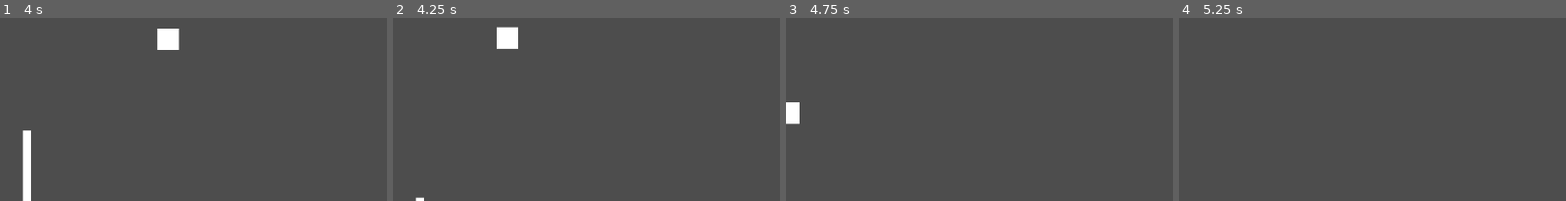
Above: before the commit, frames 1-4 (left to right).
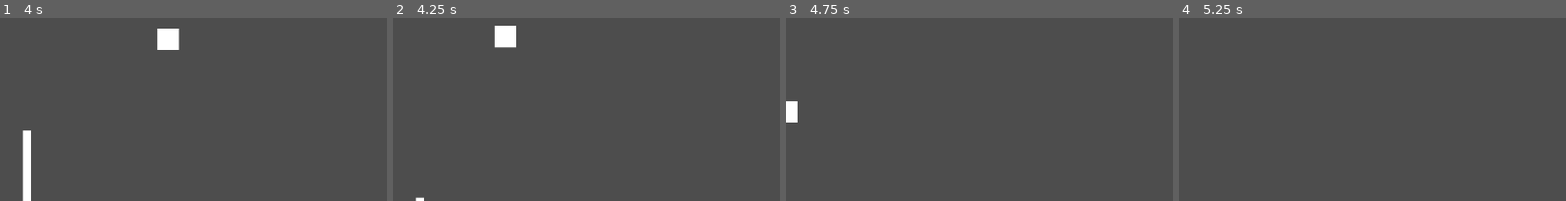
Above: after the commit, the same moments.

Repository: jmmd2002/GodotPong
Game: Godot game, scene res://main/main.tscn
Two runs of this game, one before a commit and one after it. Both use one fixed random seed, a clock stepped at 60 frames per second and the inputs below.
Inputs:
- Up to frame 1 (4 s): tap Enter at 0.5 s; hold W (move_up_A) 0.53-1.28 s; hold S (move_down_A) 1.28-2.03 s; hold W (move_up_A) 2.03-3.53 s; hold S (move_down_A) from 3.53 s (still down)
- Up to frame 2 (4.25 s): keep holding S (move_down_A)
- Up to frame 3 (4.75 s): keep holding S (move_down_A)
- Up to frame 4 (5.25 s): keep holding S (move_down_A)
The pictures show only the part of the screen within x 0-50%, y 4-54%; the shares and areas given below are measured in that part.

Frame 1 is identical in both runs. In frame 2, 0.3% of the frame differs, in the area x 26-33%, y 4-17%; in frame 3, 0.1%; in frame 4, nothing differs.

Commit message:
Manually programmed ball physics

Diff:
--- a/project.godot
+++ b/project.godot
@@ -13,7 +13,12 @@
 config/name="Pong"
 run/main_scene="uid://baqfurtkqpch"
 config/features=PackedStringArray("4.6", "Forward Plus")
+run/load_shell_environment=true
 config/icon="res://icon.svg"
+
+[autoload]
+
+Utils="*uid://beye63nov8pni"
 
 [input]
 
--- a/scenes/ball/ball.gd
+++ b/scenes/ball/ball.gd
@@ -1,8 +1,10 @@
-extends CharacterBody2D
+extends Node2D
 
 @export var ball_radius: float = 16.0 #ball sprite is 32x32
 @export var speed: float = 400.0
 @export var max_angle: float = PI/3
+
+var velocity: Vector2 = Vector2(0.0,0.0)
 
 func _reset_ball():
 	# Set size and collision mask
@@ -18,12 +20,18 @@
 
 func _ready():
 
-	collision_priority = 1 #avoid nudging paddles away
 	_reset_ball() # start in the center of the screen
 	await get_tree().create_timer(3.0).timeout # start the 3-second countdown
 	launch_ball() # release ball
 
-func launch_ball():
+func _physics_process(delta):
+	# Handle collisions
+	handle_collisions()
+	# Move the ball manually
+	position += velocity * delta
+	return
+
+func launch_ball() -> void:
 	# Random angle, but not too vertical
 	var angle: float = randf_range(-PI / 4, PI / 4)
 
@@ -33,20 +41,41 @@
 
 	velocity = Vector2.RIGHT.rotated(angle) * speed
 
-func _physics_process(delta):
-	var collision: KinematicCollision2D = move_and_collide(velocity*delta)
 
-	if collision:
-		var collider: Object = collision.get_collider()
 
-		if collider.is_in_group("paddle"):
-			var centre: float = collider.global_position.y
-			var offset: float = global_position.y - centre
-			var offset_normalized: float = offset / (collider.height/2)
-			var bounce_angle: float = max_angle * offset_normalized
-			var dir = 1 if velocity.x < 0 else -1
+# --------------------- Collision handlers --------------------------
 
-			velocity = Vector2(dir, 0).rotated(bounce_angle*dir) * speed
+func handle_collisions() -> void:
+	var wall: Node = check_wall_collision()
+	if wall:
+		velocity.y = -velocity.y
 
-		else:
-			velocity = velocity.bounce(collision.get_normal()).normalized() * speed
+	var paddle: Node = check_paddle_collision()
+	if paddle:
+		var centre: float = paddle.global_position.y
+		var offset: float = centre - global_position.y
+		var offset_normalized: float = offset / (Utils.get_global_rect(paddle.get_node("CollisionShape2D")).size.y/2)
+		var angle: float = max_angle * offset_normalized
+		var dir: int = 1 if velocity.x < 0 else -1
+
+		velocity = dir * Vector2(1.0,0).rotated(-dir * angle) * speed
+
+	return
+
+func check_paddle_collision() -> Node:
+	for paddle in get_tree().get_nodes_in_group("paddle"):
+		var ball_rect: Rect2 = Utils.get_global_rect($CollisionShape2D)
+		var paddle_rect: Rect2 = Utils.get_global_rect(paddle.get_node("CollisionShape2D"))
+
+		if ball_rect.intersects(paddle_rect):
+			return paddle
+	return null
+
+func check_wall_collision() -> Node:
+	for wall in get_tree().get_nodes_in_group("wall"):
+		var ball_rect: Rect2 = Utils.get_global_rect($CollisionShape2D)
+		var wall_rect: Rect2 = Utils.get_global_rect(wall.get_node("CollisionShape2D"))
+
+		if ball_rect.intersects(wall_rect):
+			return wall
+	return null
--- a/scenes/ball/ball.tscn
+++ b/scenes/ball/ball.tscn
@@ -6,7 +6,7 @@
 [sub_resource type="RectangleShape2D" id="RectangleShape2D_oqv3d"]
 size = Vector2(40, 40)
 
-[node name="Ball" type="CharacterBody2D" unique_id=151597918]
+[node name="Ball" type="Node2D" unique_id=1876482295]
 script = ExtResource("1_oqv3d")
 
 [node name="Sprite2D" type="Sprite2D" parent="." unique_id=150198141]
--- a/scenes/paddle/paddleA.tscn
+++ b/scenes/paddle/paddleA.tscn
@@ -6,7 +6,7 @@
 [sub_resource type="RectangleShape2D" id="RectangleShape2D_2fj4b"]
 size = Vector2(20, 100)
 
-[node name="Paddle" type="CharacterBody2D" unique_id=1619329941]
+[node name="Paddle" type="CharacterBody2D" unique_id=2007041370]
 script = ExtResource("1_p8lhr")
 
 [node name="Sprite2D" type="Sprite2D" parent="." unique_id=941749368]
--- a/scenes/wall/wall.gd
+++ b/scenes/wall/wall.gd
@@ -16,4 +16,5 @@
 	$ColorRect.size = size
 
 func _ready():
+	add_to_group("wall")
 	_initialize()
--- /dev/null
+++ b/utils.gd
@@ -0,0 +1,13 @@
+extends Node
+
+
+func get_global_rect(shape_node: CollisionShape2D) -> Rect2:
+	var shape: Shape2D = shape_node.shape
+	if shape is RectangleShape2D:
+		var size: Vector2 = shape.extents * 2
+		return Rect2(shape_node.global_position - shape.extents, size)
+	elif shape is CircleShape2D: #aprroximate circle to rectangle
+		var radius: float = shape.radius
+		return Rect2(shape_node.global_position - Vector2(radius, radius),
+					 Vector2(radius*2, radius*2))
+	return Rect2()
Not shown, added: utils.gd.uid
